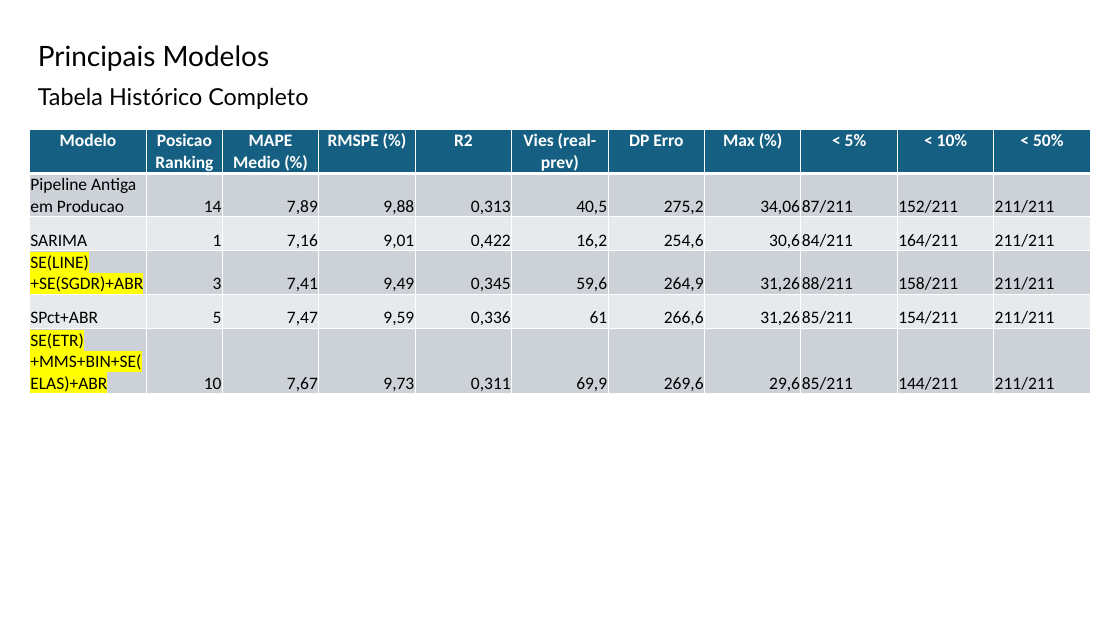
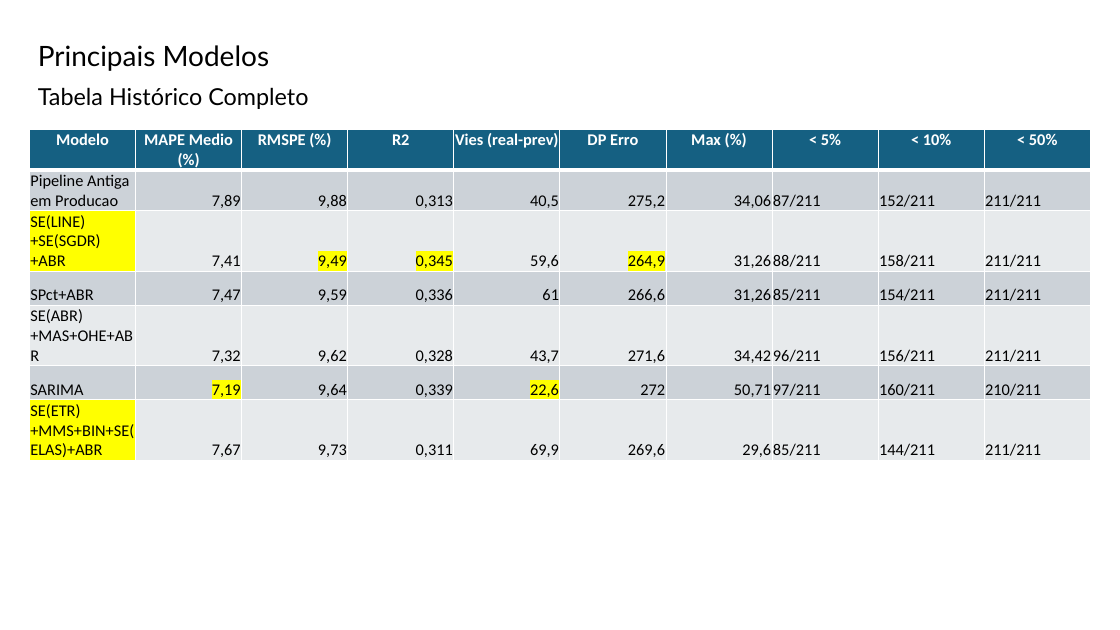
Before and after one commit to Daniel-Alexandre-Ramazzotte/Modelo-Vendas-Diario, a slide deck: slide 22 of Apresentacao/Projecao de Vendas Definição Modelo v2.pptx. Drawn at 1120x630 pixels with LibreOffice and Linux fonts; fonts in the diff are those of the drawing; background and template pictures are left out. Boxes give left, top, right and bottom in pixels: in the first picture for what was removed or moved away, otherwise in the second. Text is boxed around its words. In the diff, an @@ line names an element or a change of style, - is before the commit and + after.

```diff
--- a/Apresentacao/Projecao de Vendas Definição Modelo v2.pptx
+++ b/Apresentacao/Projecao de Vendas Definição Modelo v2.pptx
@@ table at [29, 129, 1088, 461] @@
-Modelo | Posicao Ranking | MAPE Medio (%) | RMSPE (%) | R2 | Vies (real-prev) | DP Erro | Max (%) | < 5% | < 10% | < 50%
-Pipeline Antiga em Producao | 14 | 7,89 | 9,88 | 0,313 | 40,5 | 275,2 | 34,06 | 87/211 | 152/211 | 211/211
-SARIMA | 1 | 7,16 | 9,01 | 0,422 | 16,2 | 254,6 | 30,6 | 84/211 | 164/211 | 211/211
-SE(LINE)+SE(SGDR)+ABR | 3 | 7,41 | 9,49 | 0,345 | 59,6 | 264,9 | 31,26 | 88/211 | 158/211 | 211/211
-SPct+ABR | 5 | 7,47 | 9,59 | 0,336 | 61 | 266,6 | 31,26 | 85/211 | 154/211 | 211/211
-SE(ETR)+MMS+BIN+SE(ELAS)+ABR | 10 | 7,67 | 9,73 | 0,311 | 69,9 | 269,6 | 29,6 | 85/211 | 144/211 | 211/211
+Modelo | MAPE Medio (%) | RMSPE (%) | R2 | Vies (real-prev) | DP Erro | Max (%) | < 5% | < 10% | < 50%
+Pipeline Antiga em Producao | 7,89 | 9,88 | 0,313 | 40,5 | 275,2 | 34,06 | 87/211 | 152/211 | 211/211
+SE(LINE)+SE(SGDR)+ABR | 7,41 | 9,49 | 0,345 | 59,6 | 264,9 | 31,26 | 88/211 | 158/211 | 211/211
+SPct+ABR | 7,47 | 9,59 | 0,336 | 61 | 266,6 | 31,26 | 85/211 | 154/211 | 211/211
+SE(ABR)+MAS+OHE+ABR | 7,32 | 9,62 | 0,328 | 43,7 | 271,6 | 34,42 | 96/211 | 156/211 | 211/211
+SARIMA | 7,19 | 9,64 | 0,339 | 22,6 | 272 | 50,71 | 97/211 | 160/211 | 210/211
+SE(ETR)+MMS+BIN+SE(ELAS)+ABR | 7,67 | 9,73 | 0,311 | 69,9 | 269,6 | 29,6 | 85/211 | 144/211 | 211/211
```
Also in this commit, not shown: 13 other slides changed, 68 slides added, 11 slides removed, 50 other files.
